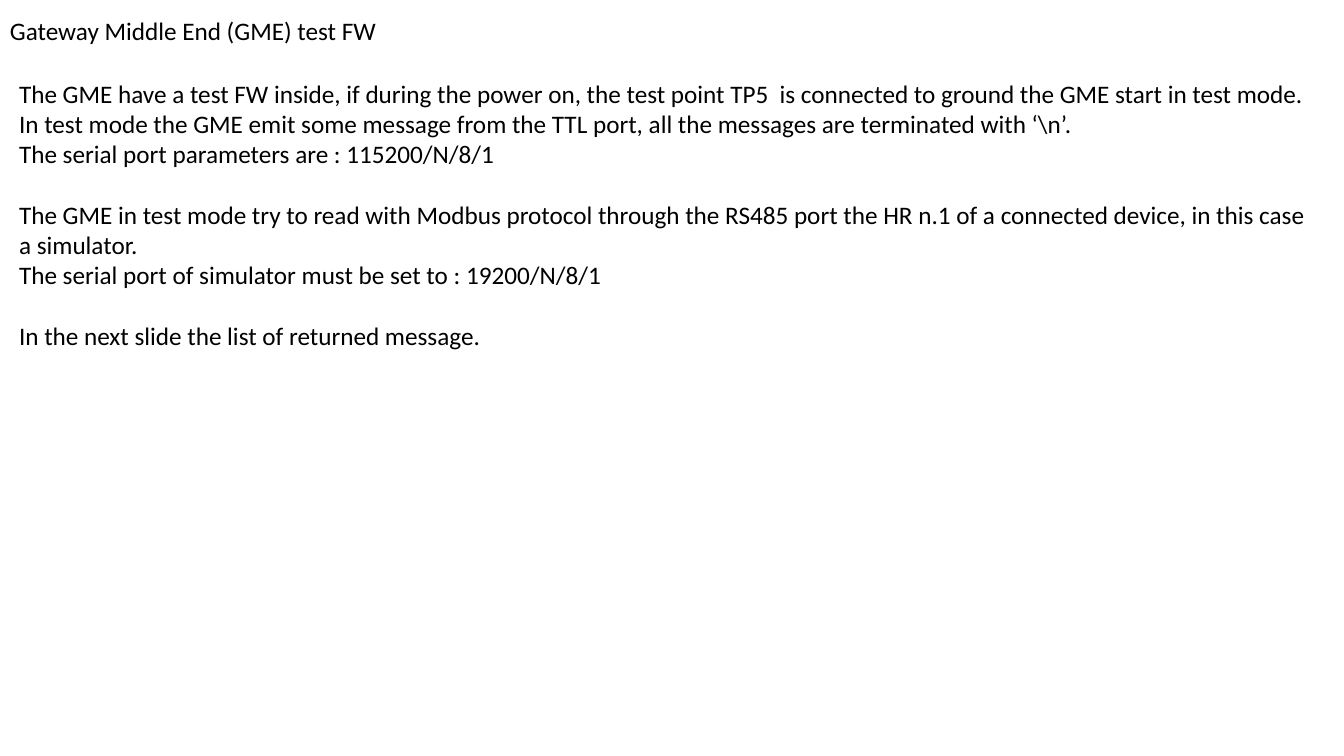
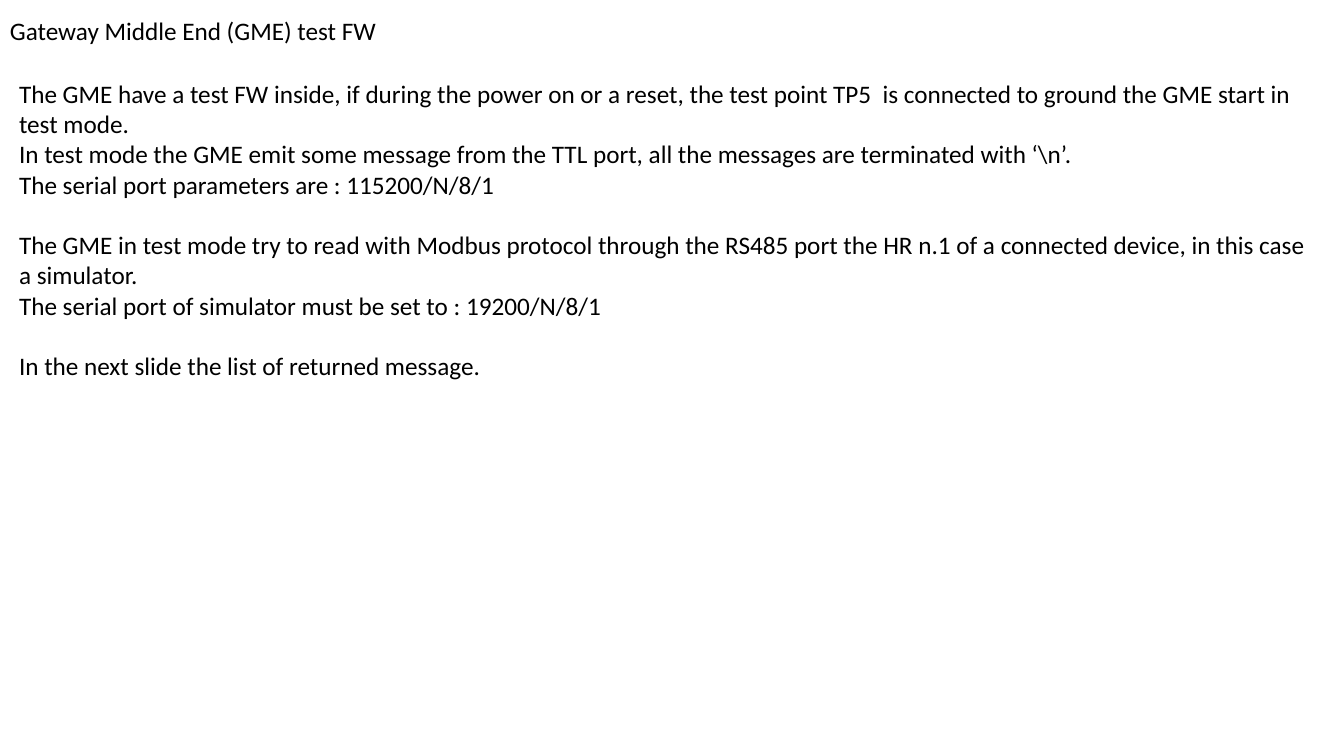
Before and after one commit to accarel/c780_carel_cloud_engine_binary, a slide deck: slide 6 of Utility/USR_Test_HW_Support/Documentation/C780_HW_TEST.pptx. Drawn at 1344x756 pixels with LibreOffice and Linux fonts; fonts in the diff are those of the drawing. Boxes give left, top, right and bottom in pixels: in the first picture for what was removed or moved away, otherwise in the second. Text is boxed around its words. In the diff, an @@ line names an element or a change of style, - is before the commit and + after.

```diff
--- a/Utility/USR_Test_HW_Support/Documentation/C780_HW_TEST.pptx
+++ b/Utility/USR_Test_HW_Support/Documentation/C780_HW_TEST.pptx
@@ text at [19,85,1304,285]: text changed @@
-The GME have a test FW inside, if during the power on, the test point TP5 is connected to ground the GME start in test mode.
-In test mode the GME emit some message from the TTL port, all the messages are terminated with ‘\n’.
-The serial port parameters are : 115200/N/8/1
-The GME in test mode try to read with Modbus protocol through the RS485 port the HR n.1 of a connected device, in this case a simulator.
+The GME have a test FW inside, if during the power on or a reset, the test point TP5 is connected to ground the GME start in test mode.
+In test mode the GME emit some message from the TTL port, all the messages are terminated with ‘\n’.
+The serial port parameters are : 115200/N/8/1
+The GME in test mode try to read with Modbus protocol through the RS485 port the HR n.1 of a connected device, in this case a simulator.
```
Also in this commit, not shown: 4 other slides changed, 1 slide added, 1 other file.
